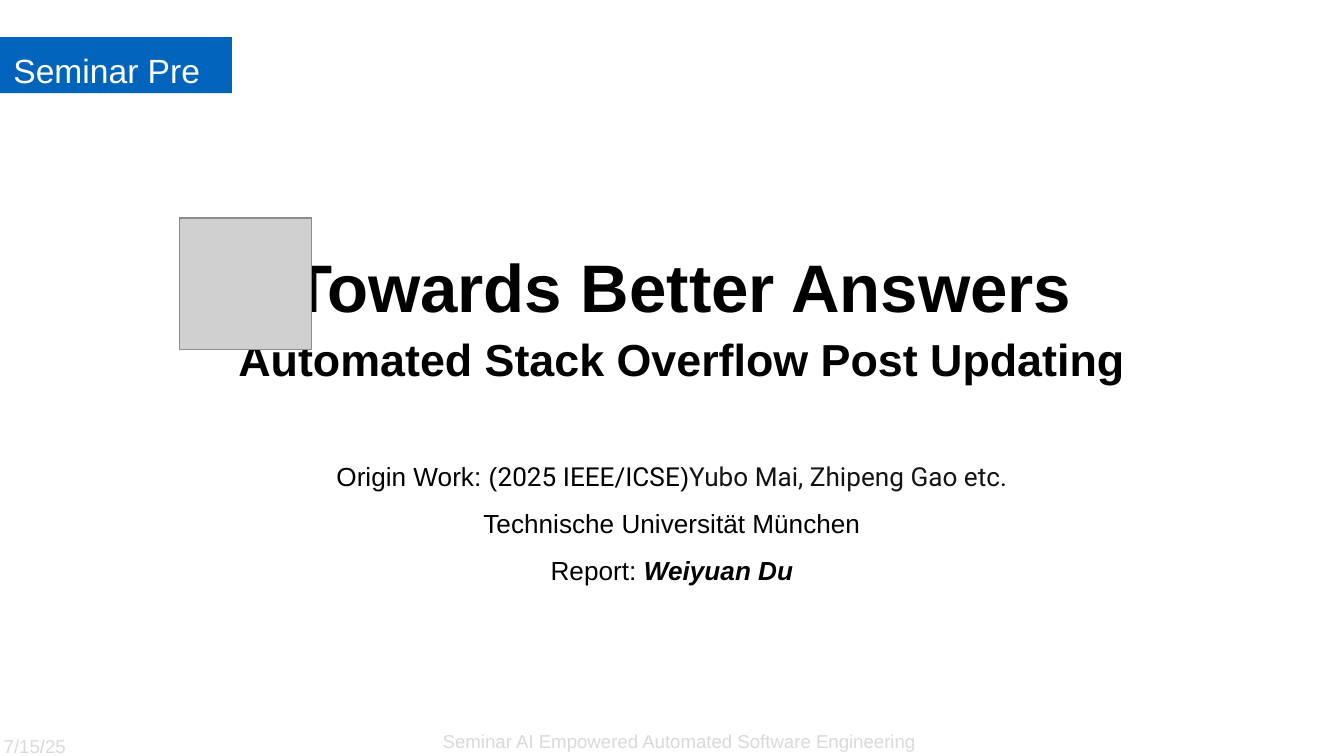
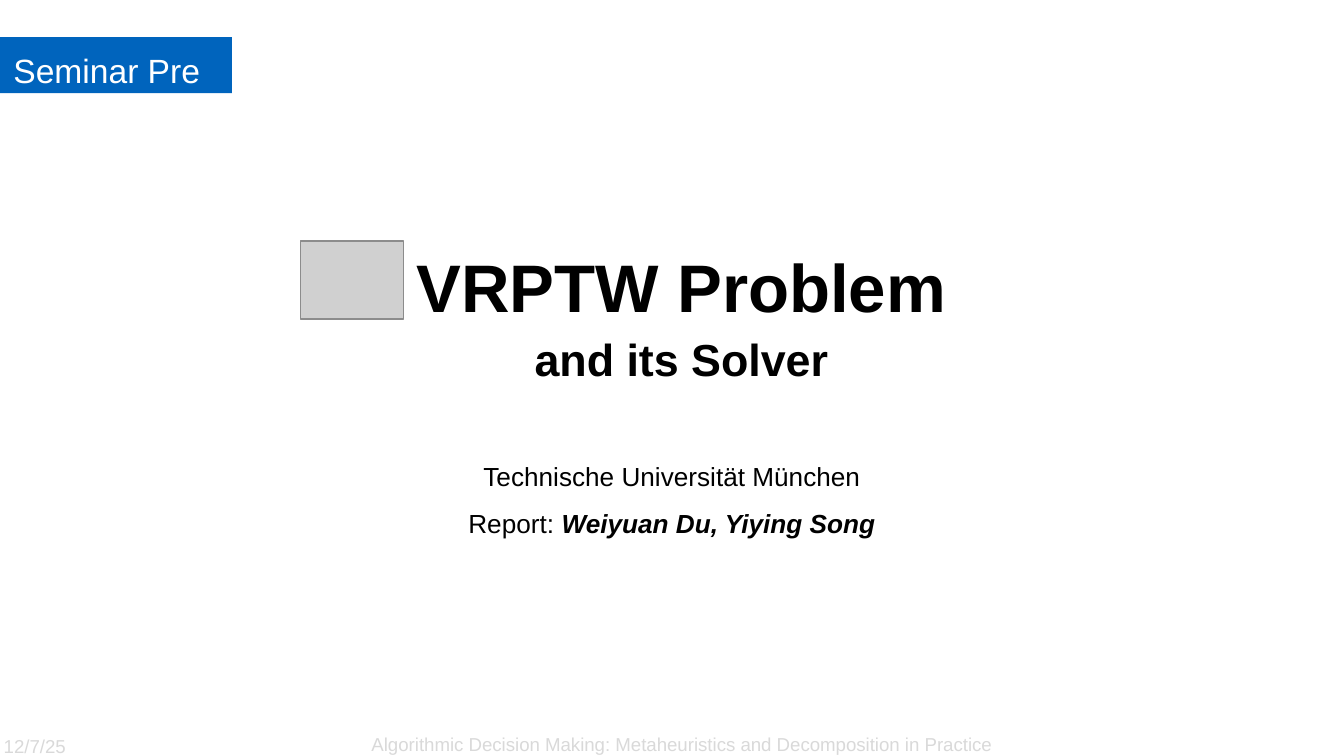
Before and after one commit to SinYita/VRPTW_solver, a slide deck: slide 1 of Presentation.pptx. Drawn at 1344x756 pixels with LibreOffice and Linux fonts; fonts in the diff are those of the drawing; grey boxes stand for pictures; background and template pictures are left out. Boxes give left, top, right and bottom in pixels: in the first picture for what was removed or moved away, otherwise in the second. Text is boxed around its words. In the diff, an @@ line names an element or a change of style, - is before the commit and + after.

Commit message:
update vrptw solver

```diff
--- a/Presentation.pptx
+++ b/Presentation.pptx
@@ picture removed at (x1=180, y1=218, x2=312, y2=349) @@
@@ picture added at (x1=301, y1=241, x2=405, y2=319) @@
@@ title at (x1=416, y1=263, x2=946, y2=377): text changed; size 24 to 36 pt @@
-Towards Better Answers
-Automated Stack Overflow Post Updating
+VRPTW Problem
+and its Solver
@@ text at (x1=336, y1=466, x2=1007, y2=492): paragraph removed @@
-Origin Work: (2025 IEEE/ICSE)Yubo Mai, Zhipeng Gao etc.
@@ text at (x1=468, y1=514, x2=875, y2=539): text changed @@
-Report: Weiyuan Du
+Report: Weiyuan Du, Yiying Song
@@ text at (x1=4, y1=736, x2=66, y2=756): text changed @@
-7/15/25
+12/7/25
@@ text at (x1=371, y1=734, x2=992, y2=755): text changed @@
-Seminar AI Empowered Automated Software Engineering
+Algorithmic Decision Making: Metaheuristics and Decomposition in Practice
```
Also in this commit, not shown: 15 other slides changed, 5 other files.
